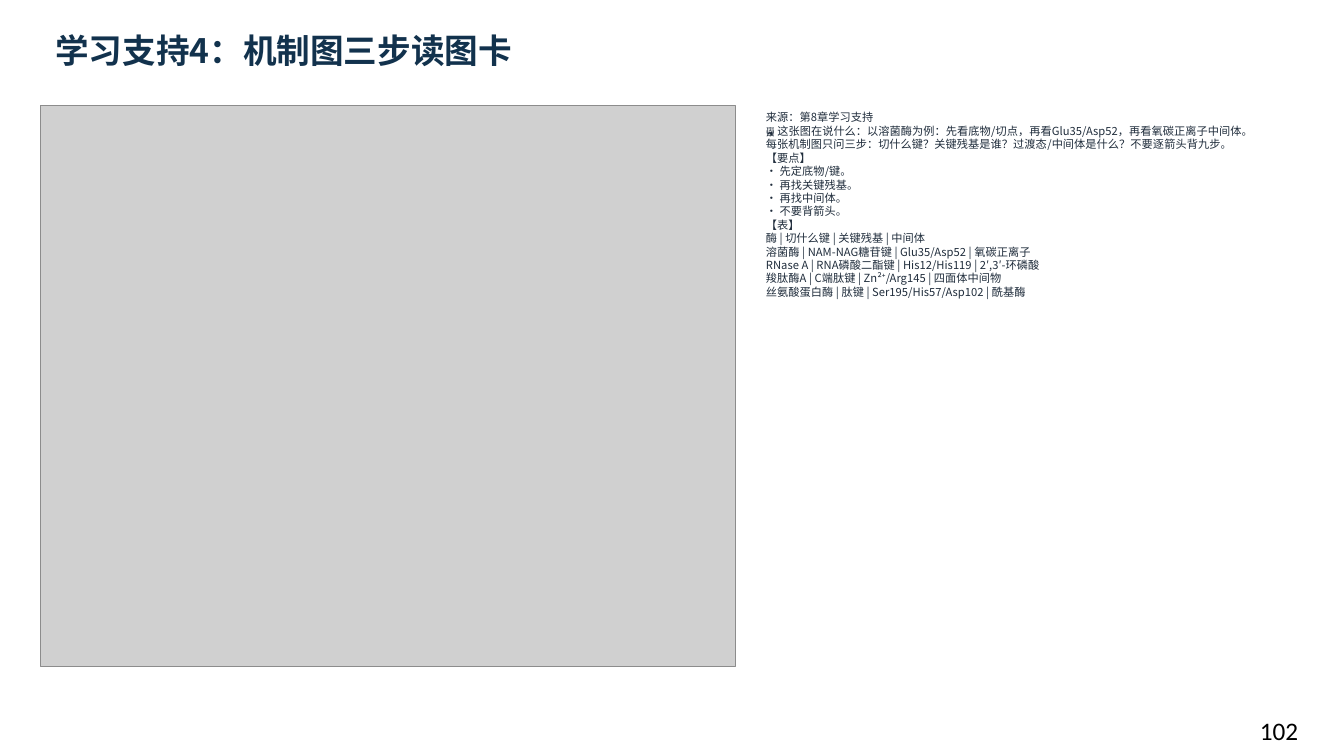
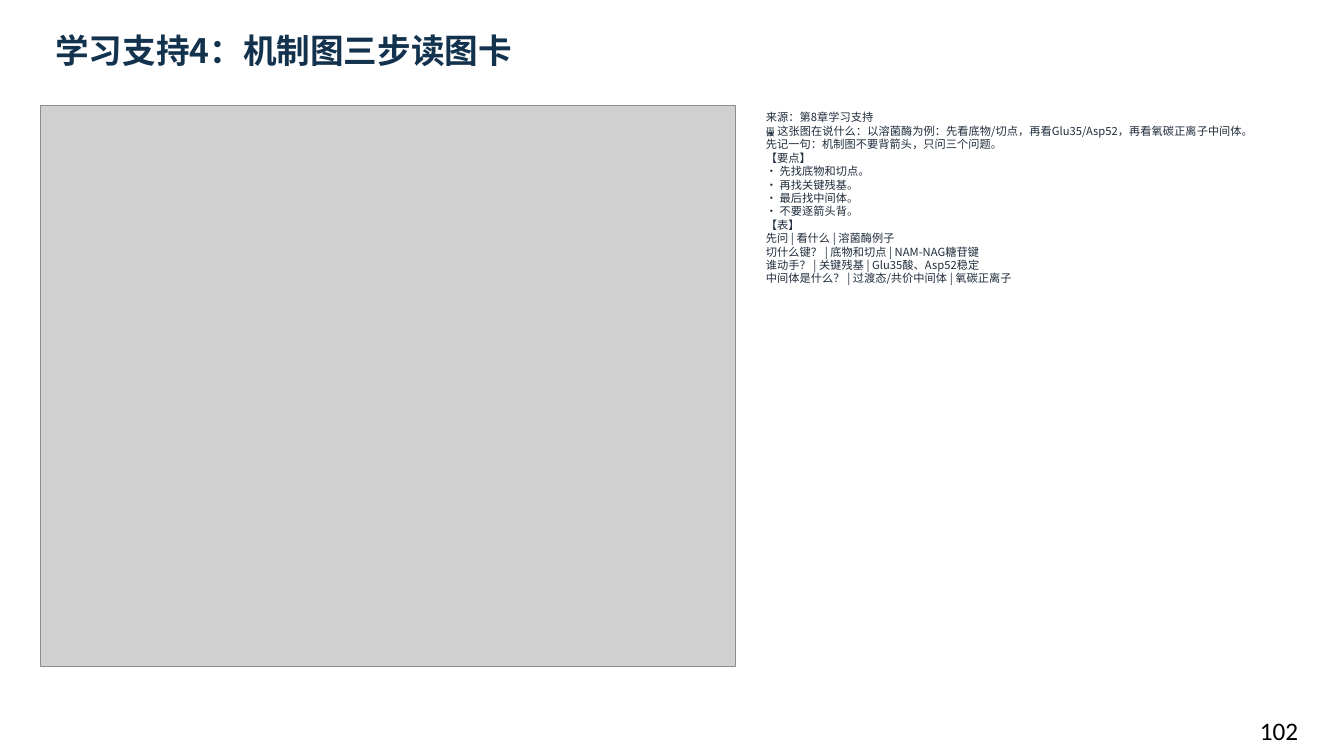
Before and after one commit to newkan-li/Biochemistry, a slide deck: slide 102 of downloads/bc08-ai-style.pptx. Drawn at 1344x756 pixels with LibreOffice and Linux fonts; fonts in the diff are those of the drawing; grey boxes stand for pictures. Boxes give left, top, right and bottom in pixels: in the first picture for what was removed or moved away, otherwise in the second. Text is boxed around its words. In the diff, an @@ line names an element or a change of style, - is before the commit and + after.

```diff
--- a/downloads/bc08-ai-style.pptx
+++ b/downloads/bc08-ai-style.pptx
@@ text at (766,111,1253,284): text changed @@
-来源：第8章学习支持
-🖼 这张图在说什么：以溶菌酶为例：先看底物/切点，再看Glu35/Asp52，再看氧碳正离子中间体。
-每张机制图只问三步：切什么键？关键残基是谁？过渡态/中间体是什么？不要逐箭头背九步。
-【要点】
-• 先定底物/键。
-• 再找关键残基。
-• 再找中间体。
-• 不要背箭头。
-【表】
-酶 | 切什么键 | 关键残基 | 中间体
-溶菌酶 | NAM-NAG糖苷键 | Glu35/Asp52 | 氧碳正离子
-RNase A | RNA磷酸二酯键 | His12/His119 | 2′,3′-环磷酸
-羧肽酶A | C端肽键 | Zn²⁺/Arg145 | 四面体中间物
-丝氨酸蛋白酶 | 肽键 | Ser195/His57/Asp102 | 酰基酶
+来源：第8章学习支持
+🖼 这张图在说什么：以溶菌酶为例：先看底物/切点，再看Glu35/Asp52，再看氧碳正离子中间体。
+先记一句：机制图不要背箭头，只问三个问题。
+【要点】
+• 先找底物和切点。
+• 再找关键残基。
+• 最后找中间体。
+• 不要逐箭头背。
+【表】
+先问 | 看什么 | 溶菌酶例子
+切什么键？ | 底物和切点 | NAM-NAG糖苷键
+谁动手？ | 关键残基 | Glu35酸、Asp52稳定
+中间体是什么？ | 过渡态/共价中间体 | 氧碳正离子
```
Also in this commit, not shown: 8 other slides changed, 6 other files.
